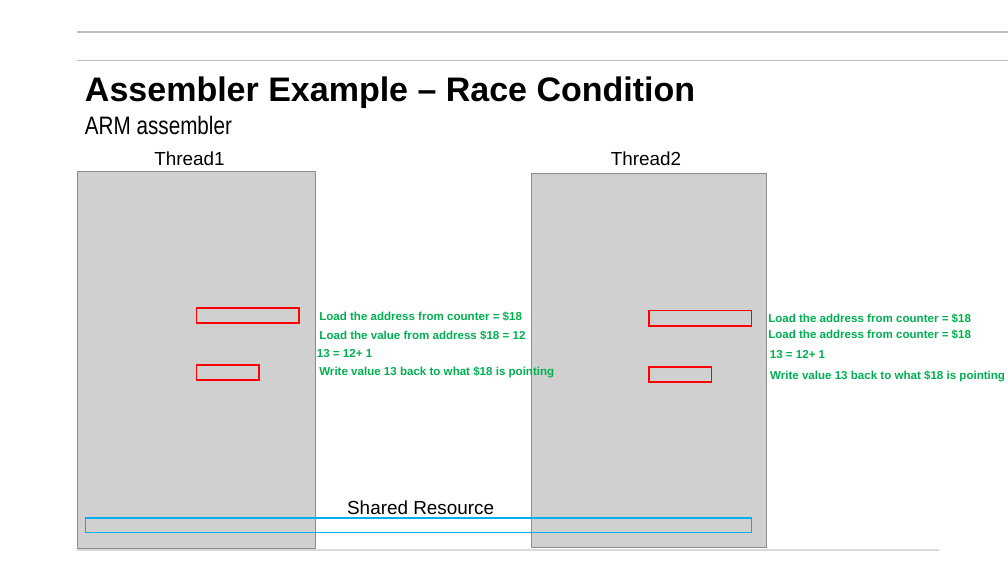
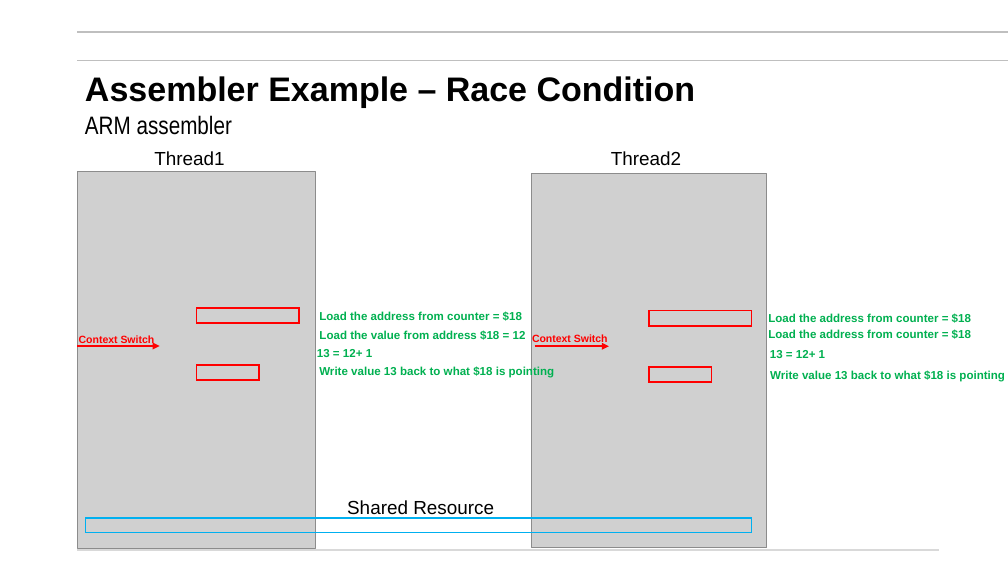
Before and after one commit to mikegrace2/CSEN160-Fall2026-Course-Website, a slide deck: slide 88 of lectures/Week06_File_Threads/2_Threads_V4.pptx (slide 87 before the commit). Drawn at 1008x567 pixels with LibreOffice and Linux fonts; fonts in the diff are those of the drawing; grey boxes stand for pictures; background and template pictures are left out. Boxes give left, top, right and bottom in pixels: in the first picture for what was removed or moved away, otherwise in the second. Text is boxed around its words. In the diff, an @@ line names an element or a change of style, - is before the commit and + after.

```diff
--- a/lectures/Week06_File_Threads/2_Threads_V4.pptx
+++ b/lectures/Week06_File_Threads/2_Threads_V4.pptx
@@ arrow added from (77, 346) to (160, 346), #FF0000 2.25 pt @@
@@ text added at [79, 335, 155, 346], 10 pt, text #FF0000, bold @@
+Context Switch
@@ text added at [532, 334, 608, 345], 10 pt, text #FF0000, bold @@
+Context Switch
@@ arrow added from (535, 346) to (609, 346), #FF0000 2.25 pt @@
```
Also in this commit, not shown: 5 other slides changed, 1 other file.
